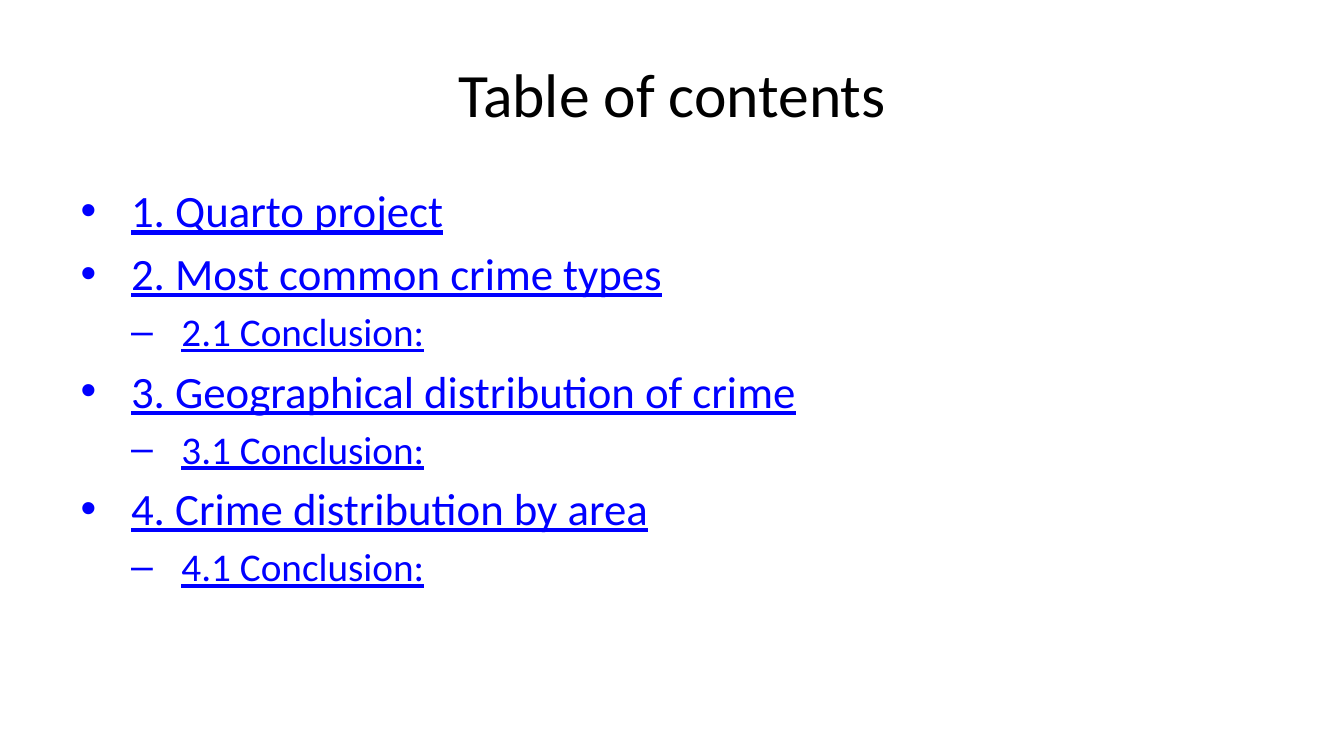
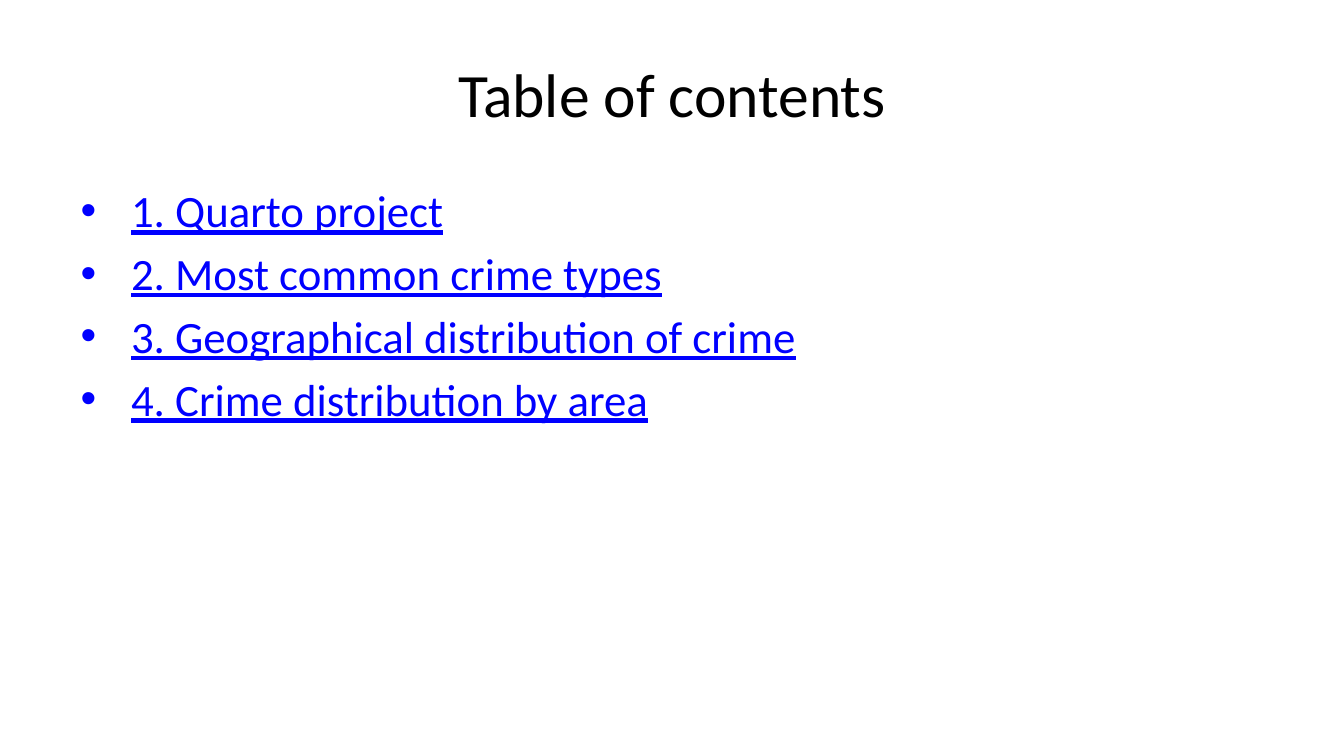
Before and after one commit to glizzynski/Project_Quarto_R, a slide deck: slide 2 of Project_Quarto_R.pptx. Drawn at 1344x756 pixels with LibreOffice and Linux fonts; fonts in the diff are those of the drawing. Boxes give left, top, right and bottom in pixels: in the first picture for what was removed or moved away, otherwise in the second. Text is boxed around its words. In the diff, an @@ line names an element or a change of style, - is before the commit and + after.

```diff
--- a/Project_Quarto_R.pptx
+++ b/Project_Quarto_R.pptx
@@ text at [181, 318, 424, 352]: paragraph removed @@
-  – 2.1 Conclusion:
@@ text at [181, 436, 424, 470]: paragraph removed @@
-  – 3.1 Conclusion:
@@ text at [181, 553, 424, 588]: paragraph removed @@
-  – 4.1 Conclusion:
```
Also in this commit, not shown: 3 other slides changed, 11 other files.
